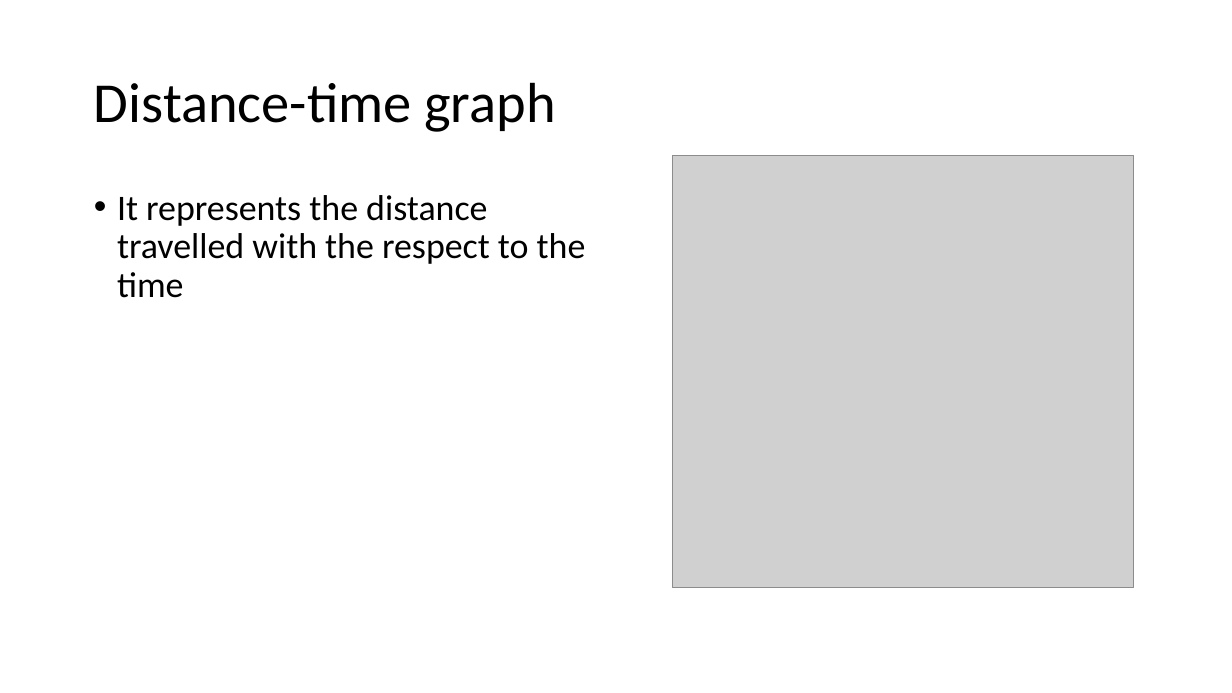
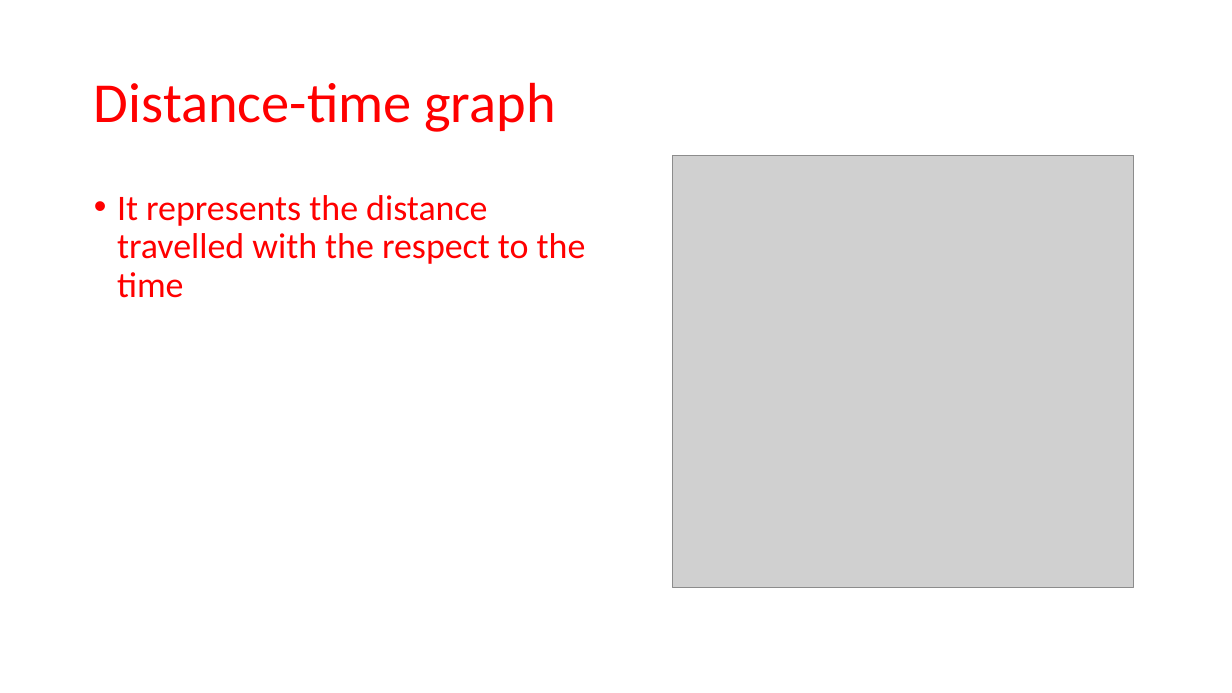
Before and after one commit to acsabai/acsabai.github.io, a slide deck: slide 9 of classes/Phys9b18/downloads/Motion along a straight line.pptx (slide 8 before the commit). Drawn at 1232x693 pixels with LibreOffice and Linux fonts; fonts in the diff are those of the drawing; grey boxes stand for pictures. Boxes give left, top, right and bottom in pixels: in the first picture for what was removed or moved away, otherwise in the second. Text is boxed around its words. In the diff, an @@ line names an element or a change of style, - is before the commit and + after.

```diff
--- a/classes/Phys9b18/downloads/Motion along a straight line.pptx
+++ b/classes/Phys9b18/downloads/Motion along a straight line.pptx
@@ title "Distance-time graph" at <box>94,82,555,132</box>: text colour #000000 to #FF0000 @@
@@ text "It represents the distance travelled ..." at <box>117,195,586,298</box>: text colour #000000 to #FF0000 @@
```
Also in this commit, not shown: 4 other slides changed, 1 slide added.
